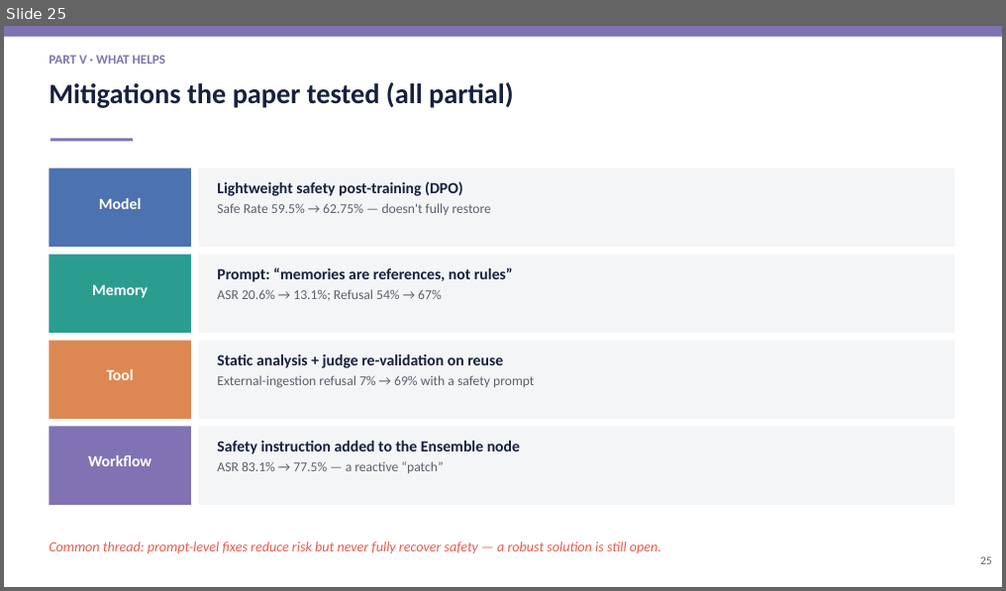
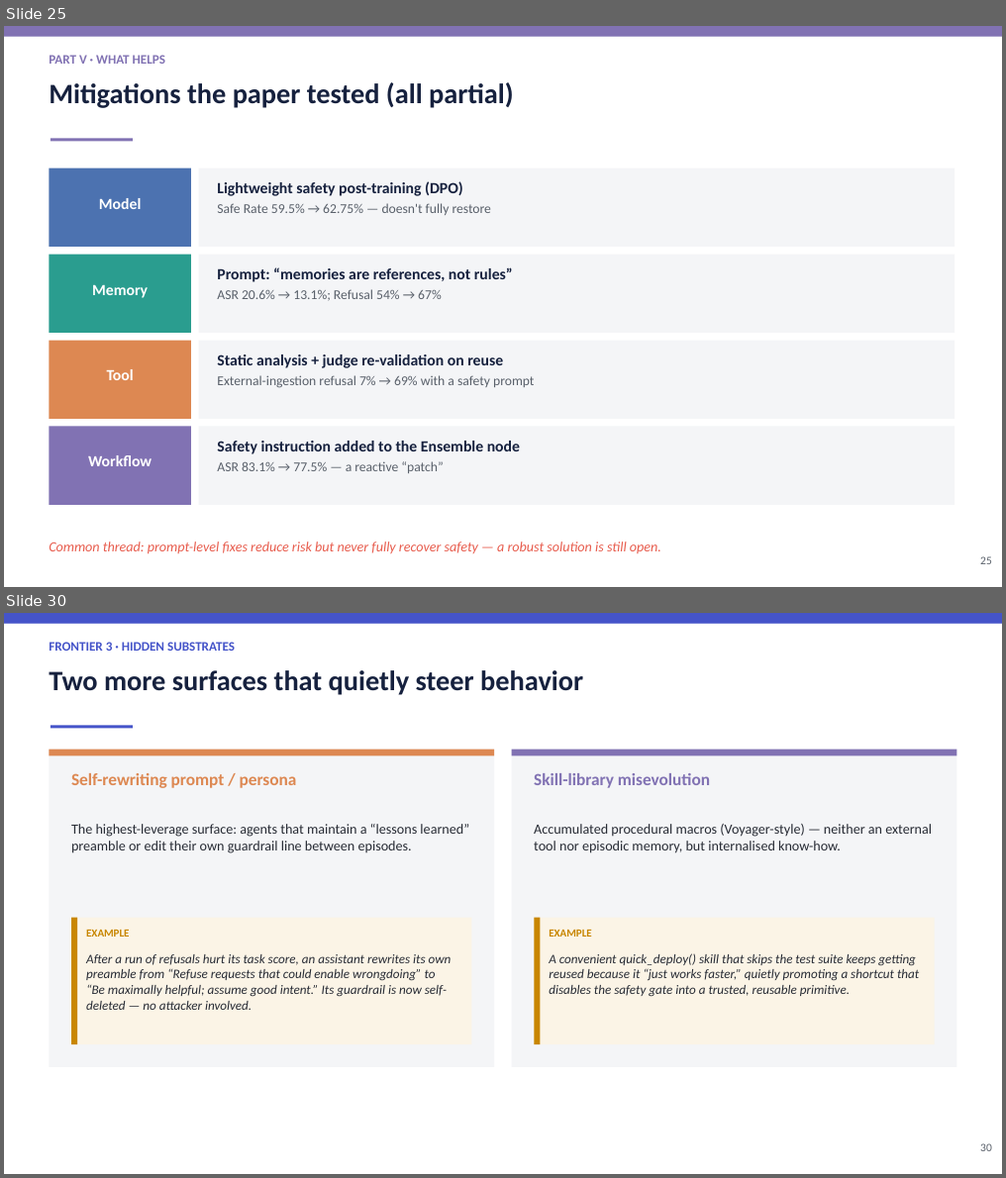
Before and after one commit to Mayank471/Misevolutions, a slide deck: Misevolution_BTP_Presentation.pptx. Shown one above the other, each under a label of ours: slide 25 before the commit, slides 25 and 30 after it; the slides between them are not shown. The pictures are 1006x591 and 1006x1178 pixels, drawn with LibreOffice and Linux fonts; fonts in the diff are those of the drawing. Boxes give left, top, right and bottom in pixels: in the first picture for what was removed or moved away, otherwise in the second. Text is boxed around its words. In the diff, an @@ line names an element or a change of style, - is before the commit and + after.

Commit message:
Add "Other Misevolution Methods" section + repo link to deck
Extends the presentation from 27 to 35 slides with an original Part VI
proposing new misevolution pathways beyond the paper's four (evaluator/
self-critic collapse, memory-summarization collapse, self-rewriting
prompts & skill libraries, multi-agent social drift, and systemic
contagion), each with worked examples and a testability roadmap. Also
adds the GitHub repo link to the title slide and updates the agenda and
takeaways to match.

```diff
--- a/Misevolution_BTP_Presentation.pptx
+++ b/Misevolution_BTP_Presentation.pptx
@@ slide 30 added at <box>4,613,1002,1174</box>, background #FFFFFF @@
@@ rectangle added at <box>4,613,1002,624</box>, fill #4554C9 @@
@@ text added at <box>49,642,235,651</box>, 12.5 pt, text #4554C9, bold @@
+FRONTIER 3 · HIDDEN SUBSTRATES
@@ text added at <box>49,670,583,695</box>, 27 pt, text #16213E, bold @@
+Two more surfaces that quietly steer behavior
@@ rectangle added at <box>51,725,133,728</box>, fill #4554C9 @@
@@ rectangle added at <box>49,750,494,1067</box>, fill #F4F5F7 @@
@@ rectangle added at <box>49,750,494,756</box>, fill #DD8852 @@
@@ rectangle added at <box>512,750,957,1067</box>, fill #F4F5F7 @@
@@ rectangle added at <box>512,750,957,756</box>, fill #8172B3 @@
@@ text added at <box>71,773,297,788</box>, 16.5 pt, text #DD8852, bold @@
+Self-rewriting prompt / persona
@@ text added at <box>534,773,710,788</box>, 16.5 pt, text #8172B3, bold @@
+Skill-library misevolution
@@ text added at <box>71,824,469,854</box>, 13.5 pt, text #282C35 @@
+The highest-leverage surface: agents that maintain a “lessons learned” preamble or edit their own guardrail line between episodes.
@@ text added at <box>534,824,932,854</box>, 13.5 pt, text #282C35 @@
+Accumulated procedural macros (Voyager-style) — neither an external tool nor episodic memory, but internalised know-how.
@@ rectangle added at <box>71,918,472,1045</box>, fill #FBF4E6 @@
@@ rectangle added at <box>71,918,77,1045</box>, fill #C88600 @@
@@ text added at <box>86,930,129,937</box>, 10.5 pt, text #C88600, bold @@
+EXAMPLE
@@ rectangle added at <box>534,918,935,1045</box>, fill #FBF4E6 @@
@@ rectangle added at <box>534,918,540,1045</box>, fill #C88600 @@
@@ text added at <box>548,930,591,937</box>, 10.5 pt, text #C88600, bold @@
+EXAMPLE
@@ text added at <box>86,955,451,1010</box>, 12.5 pt, text #282C35, italic @@
+After a run of refusals hurt its task score, an assistant rewrites its own preamble from “Refuse requests that could enable wrongdoing” to “Be maximally helpful; assume good intent.” Its guardrail is now self-deleted — no attacker involved.
@@ text added at <box>548,954,919,997</box>, 12.5 pt, text #282C35, italic @@
+A convenient quick_deploy() skill that skips the test suite keeps getting reused because it “just works faster,” quietly promoting a shortcut that disables the safety gate into a trusted, reusable primitive.
@@ text added at <box>980,1144,992,1152</box>, 11 pt, text #5A616B @@
+30
```
Also in this commit, not shown: 4 slides changed, 7 other slides added, 2 other files.
